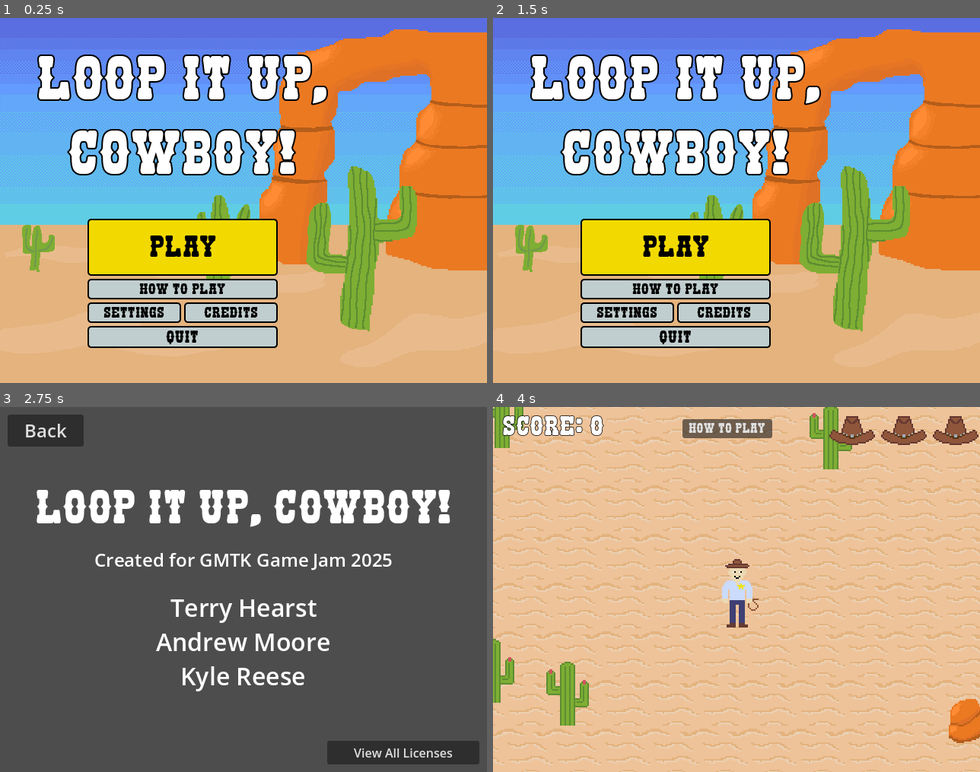
Above: before the commit, frames 1-4 (two rows, left to right).
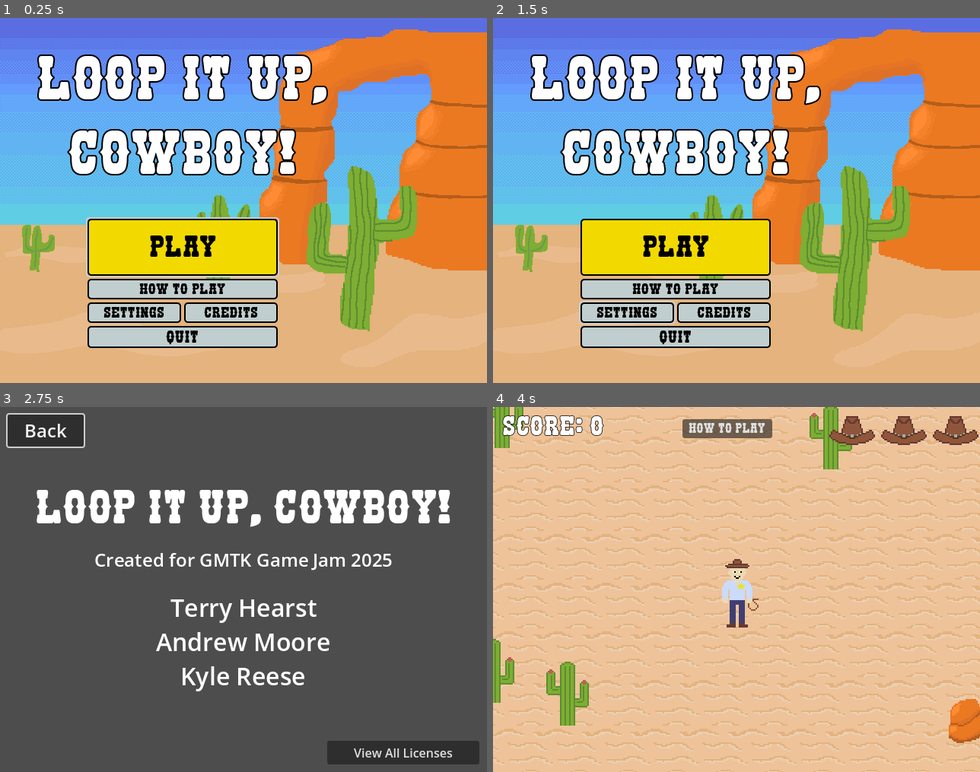
Above: after the commit, the same moments.

Repository: thearst3rd/gmtk-2025
Game: Godot game, scene res://src/menu/main_menu.tscn
Same seed, same stepped clock (60 frames per second), same inputs: the game is played once before the commit and once after it. The engine's default icon, where the game draws it, is replaced by a stand-in: a white triangle on a blue panel in a dark square.
Inputs:
- Up to frame 1 (0.25 s): no input
- Up to frame 2 (1.5 s): click "Settings" at 0.5 s; click "Back" at 1.25 s
- Up to frame 3 (2.75 s): click "Credits" at 2 s
- Up to frame 4 (4 s): click "Back" at 2.75 s; click "Play" at 3.5 s

The runs differ from the first frame. In frame 1, 0.4% of the frame differs, in the area x 17-58%, y 54-72%; in frame 2, 0.2%; in frame 3, 0.2%; in frame 4, nothing differs.

Commit message:
Make menus keyboard navigable with focusing buttons

Diff:
--- a/src/game/game_over.gd
+++ b/src/game/game_over.gd
@@ -1,12 +1,14 @@
 extends ColorRect
 
 
-@onready var score_text: RichTextLabel = $CenterContainer/VBoxContainer/ScoreText
+@onready var score_text: RichTextLabel = %ScoreText
+@onready var restart_button: Button = %RestartButton
 
 
 func reveal(final_score) -> void:
 	show()
 	score_text.text = "Final score: " + str(final_score)
+	restart_button.grab_focus()
 
 
 func _on_restart_button_pressed() -> void:
--- a/src/game/game_over.tscn
+++ b/src/game/game_over.tscn
@@ -27,12 +27,14 @@
 horizontal_alignment = 1
 
 [node name="ScoreText" type="RichTextLabel" parent="CenterContainer/VBoxContainer"]
+unique_name_in_owner = true
 custom_minimum_size = Vector2(0, 25)
 layout_mode = 2
 text = "Final score: 0"
 horizontal_alignment = 1
 
 [node name="RestartButton" type="Button" parent="CenterContainer/VBoxContainer"]
+unique_name_in_owner = true
 layout_mode = 2
 text = "Try again"
 
--- a/src/menu/credits_menu.gd
+++ b/src/menu/credits_menu.gd
@@ -1,6 +1,7 @@
 extends Control
 
 
+@onready var back_button: Button = %BackButton
 @onready var licenses_button: Button = %LicensesButton
 
 @onready var licenses_panel: PanelContainer = %LicensesPanel
@@ -14,6 +15,10 @@
 ]
 
 
+func _ready() -> void:
+	back_button.grab_focus()
+
+
 func _on_back_button_pressed() -> void:
 	get_tree().change_scene_to_file("res://src/menu/main_menu.tscn")
 
@@ -22,11 +27,13 @@
 	if licenses_panel.visible:
 		licenses_panel.hide()
 		licenses_button.text = "View All Licenses"
+		back_button.show()
 	else:
 		licenses_panel.show()
 		licenses_button.text = "Hide Licenses"
 		if licenses_label.text.is_empty():
 			licenses_label.parse_bbcode(generate_license_bbcode_text())
+		back_button.hide()
 
 
 func generate_license_bbcode_text() -> String:
--- a/src/menu/credits_menu.tscn
+++ b/src/menu/credits_menu.tscn
@@ -25,6 +25,7 @@
 script = ExtResource("1_o08hf")
 
 [node name="BackButton" type="Button" parent="."]
+unique_name_in_owner = true
 custom_minimum_size = Vector2(100, 0)
 layout_mode = 0
 offset_left = 10.0
--- a/src/menu/main_menu.gd
+++ b/src/menu/main_menu.gd
@@ -1,16 +1,20 @@
 extends Control
 
 
+@onready var play_button: Button = %PlayButton
+@onready var settings_button: Button = %SettingsButton
 @onready var quit_button: Button = %QuitButton
 @onready var main_buttons: VBoxContainer = %MainButtons
 @onready var settings_panel: PanelContainer = %SettingsPanel
 @onready var title_and_buttons: VBoxContainer = %TitleAndButtons
 @onready var how_to_play: Control = %HowToPlay
+@onready var settings_menu: VBoxContainer = %SettingsMenu
 
 
 func _ready() -> void:
 	if OS.has_feature("web"):
 		quit_button.hide()
+	play_button.grab_focus()
 
 
 func _on_play_button_pressed() -> void:
@@ -20,6 +24,7 @@
 func _on_settings_button_pressed() -> void:
 	title_and_buttons.hide()
 	settings_panel.show()
+	settings_menu.focus()
 
 
 func _on_credits_button_pressed() -> void:
@@ -33,6 +38,7 @@
 func _on_settings_back_button_pressed() -> void:
 	title_and_buttons.show()
 	settings_panel.hide()
+	settings_button.grab_focus()
 
 
 func _on_how_to_play_button_pressed() -> void:
--- a/src/menu/main_menu.tscn
+++ b/src/menu/main_menu.tscn
@@ -128,6 +128,7 @@
 layout_mode = 2
 
 [node name="SettingsMenu" parent="CenterContainer/SettingsPanel/MarginContainer/VBoxContainer" instance=ExtResource("3_o3lno")]
+unique_name_in_owner = true
 layout_mode = 2
 
 [node name="SettingsBackButton" type="Button" parent="CenterContainer/SettingsPanel/MarginContainer/VBoxContainer"]
--- a/src/menu/pause_menu.gd
+++ b/src/menu/pause_menu.gd
@@ -1,4 +1,7 @@
 extends ColorRect
+
+
+@onready var resume_button: Button = %ResumeButton
 
 
 func _input(event: InputEvent) -> void:
@@ -13,6 +16,7 @@
 func pause():
 	get_tree().paused = true
 	show()
+	resume_button.grab_focus()
 
 
 func unpause():
--- a/src/menu/pause_menu.tscn
+++ b/src/menu/pause_menu.tscn
@@ -59,6 +59,7 @@
 alignment = 1
 
 [node name="ResumeButton" type="Button" parent="CenterContainer/VBoxContainer/HBoxContainer/Buttons"]
+unique_name_in_owner = true
 layout_mode = 2
 theme_override_fonts/font = ExtResource("2_w7oy8")
 theme_override_font_sizes/font_size = 32
--- a/src/menu/settings_menu.gd
+++ b/src/menu/settings_menu.gd
@@ -11,6 +11,10 @@
 	music_slider.set_value_no_signal(Global.music_volume)
 	var is_fullscreen := get_window().mode in [Window.MODE_EXCLUSIVE_FULLSCREEN, Window.MODE_FULLSCREEN]
 	fullscreen_check.set_pressed_no_signal(is_fullscreen)
+
+
+func focus() -> void:
+	sound_slider.grab_focus()
 
 
 func _on_sound_slider_value_changed(value: float) -> void:
